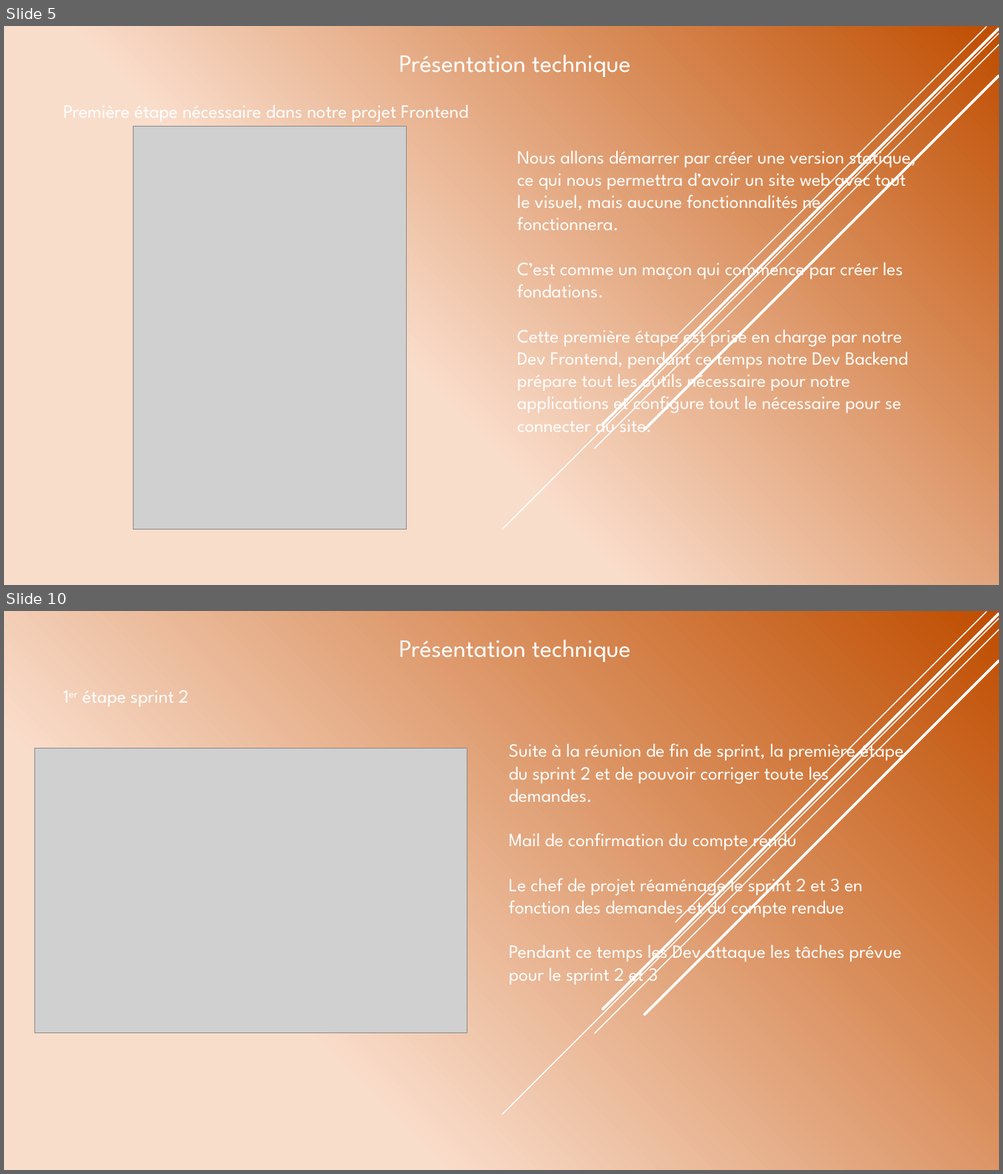
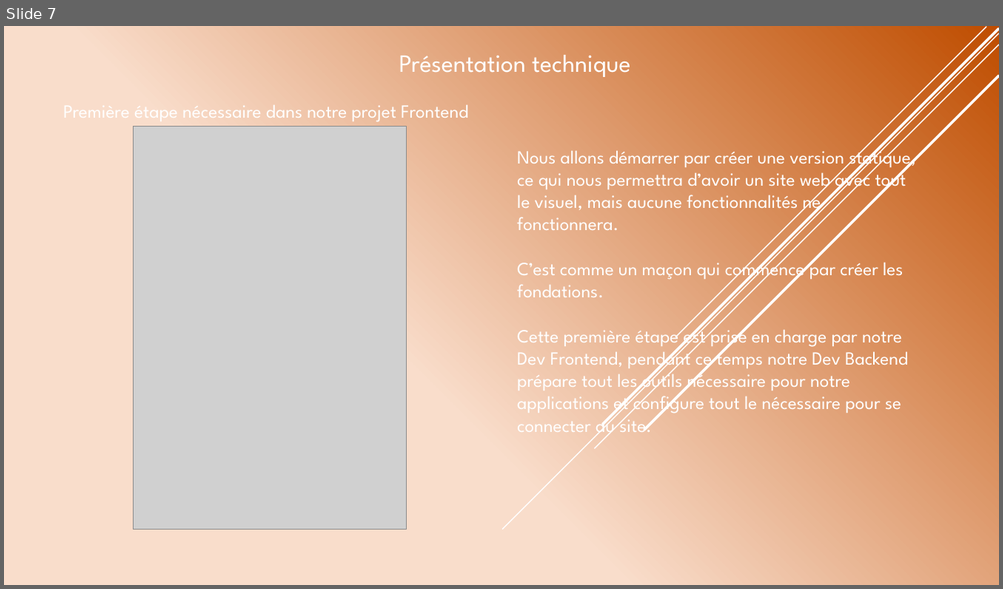
Before and after one commit to JordanKlashi/Projet-7, a slide deck: presentation/Présentation de la solution technique.pptx. Shown one above the other, each under a label of ours: slides 5 and 10 before the commit, slide 7 after it; the slides between them are not shown. The pictures are 1003x1174 and 1003x589 pixels, drawn with LibreOffice and Linux fonts; fonts in the diff are those of the drawing; grey boxes stand for pictures. Boxes give left, top, right and bottom in pixels: in the first picture for what was removed or moved away, otherwise in the second. Text is boxed around its words. In the diff, an @@ line names an element or a change of style, - is before the commit and + after.

Commit message:
edit projet
end projet

```diff
--- a/presentation/Présentation de la solution technique.pptx
+++ b/presentation/Présentation de la solution technique.pptx
@@ slide 10 removed at [4,611,999,1170], background gradient #F9DDCB to #C04D00; not listed: 5 template elements that a slide beside it also shows @@
@@ text removed at [399,640,631,662] @@
-Présentation technique
@@ text removed at [82,690,189,706] @@
-1er étape sprint 2
@@ text removed at [509,738,903,987] @@
-Suite à la réunion de fin de sprint, la première étape du sprint 2 et de pouvoir corriger toute les demandes.
-Mail de confirmation du compte rendu
-Le chef de projet réaménage le sprint 2 et 3 en fonction des demandes et du compte rendue
-Pendant ce temps les Dev attaque les tâches prévue pour le sprint 2 et 3
@@ picture removed at [34,749,467,1034] @@
@@ what was slide 5 is now slide 7 @@
```
Also in this commit, not shown: 11 slides changed, 3 slides added, 2 other slides removed, 10 other files.
